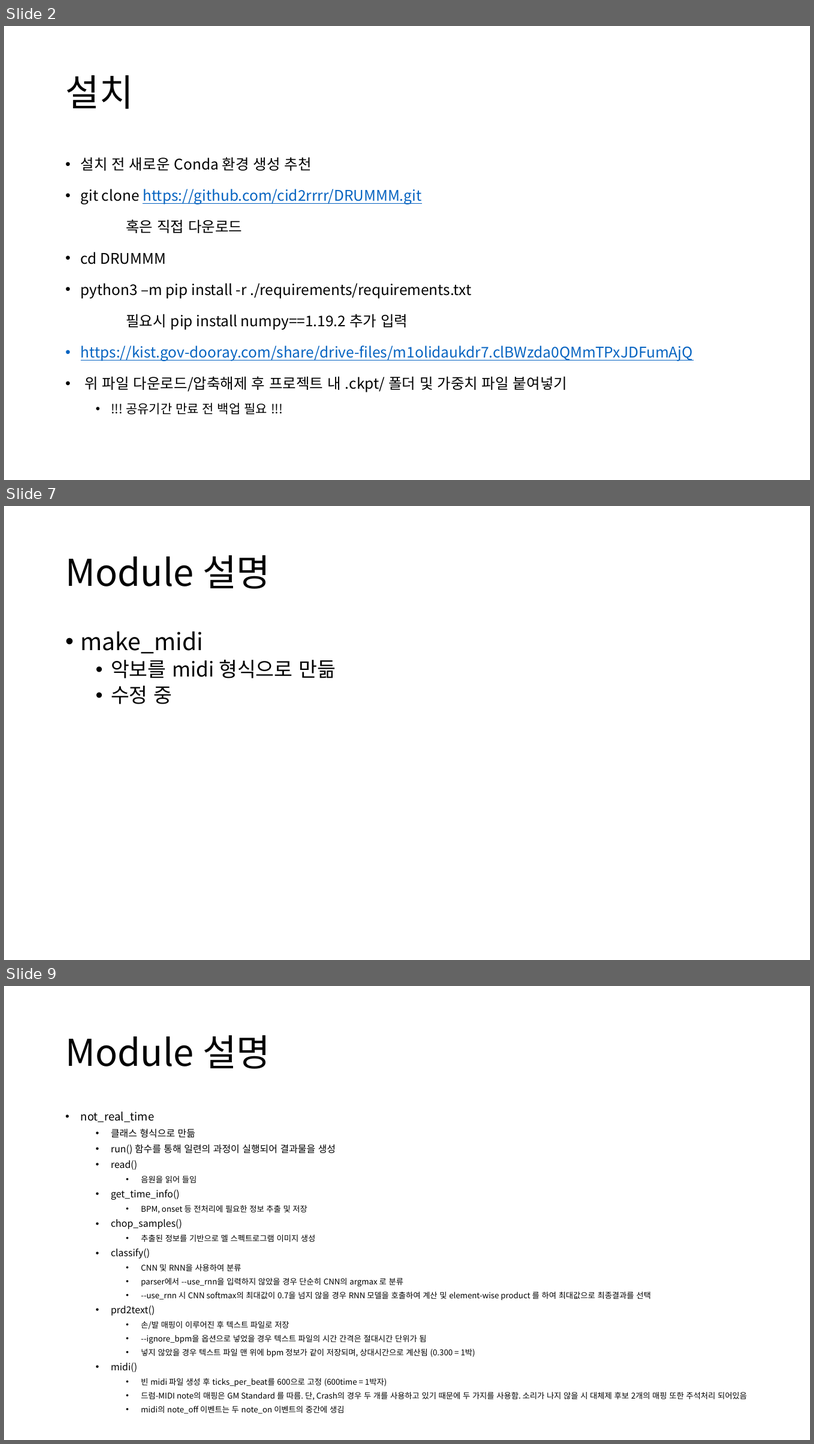
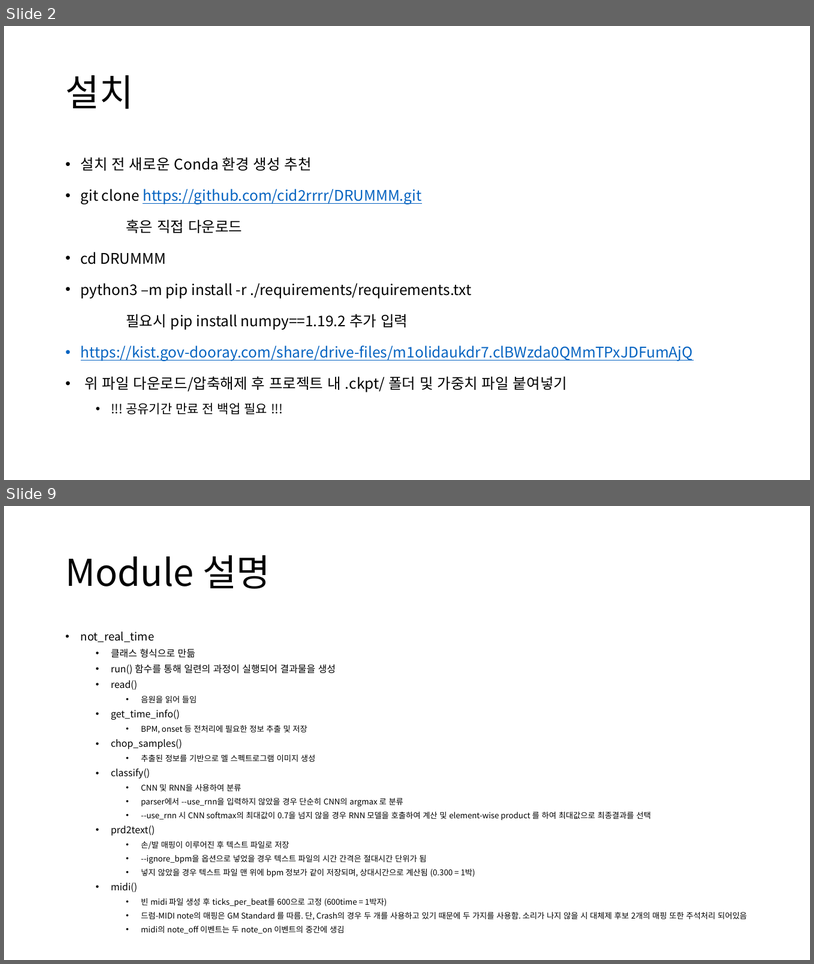
Before and after one commit to cid2rrrr/DRUMMM, a slide deck: 청음지능 인수인계.pptx. Shown one above the other, each under a label of ours: slides 2, 7 and 9 before the commit, slides 2 and 9 after it; the slides between them are not shown. The pictures are 814x1444 and 814x964 pixels, drawn with LibreOffice and Linux fonts; fonts in the diff are those of the drawing. Boxes give left, top, right and bottom in pixels: in the first picture for what was removed or moved away, otherwise in the second. Text is boxed around its words. In the diff, an @@ line names an element or a change of style, - is before the commit and + after.

```diff
--- a/청음지능 인수인계.pptx
+++ b/청음지능 인수인계.pptx
@@ slide 7 removed at <box>4,506,810,960</box>, background #FFFFFF @@
@@ title removed at <box>65,555,270,589</box> @@
-Module 설명
@@ text removed at <box>81,631,336,704</box> @@
-• make_midi
-  • 악보를 midi 형식으로 만듦
-  • 수정 중
```
Also in this commit, not shown: 7 slides changed, 1 slide added, 2 other files.
